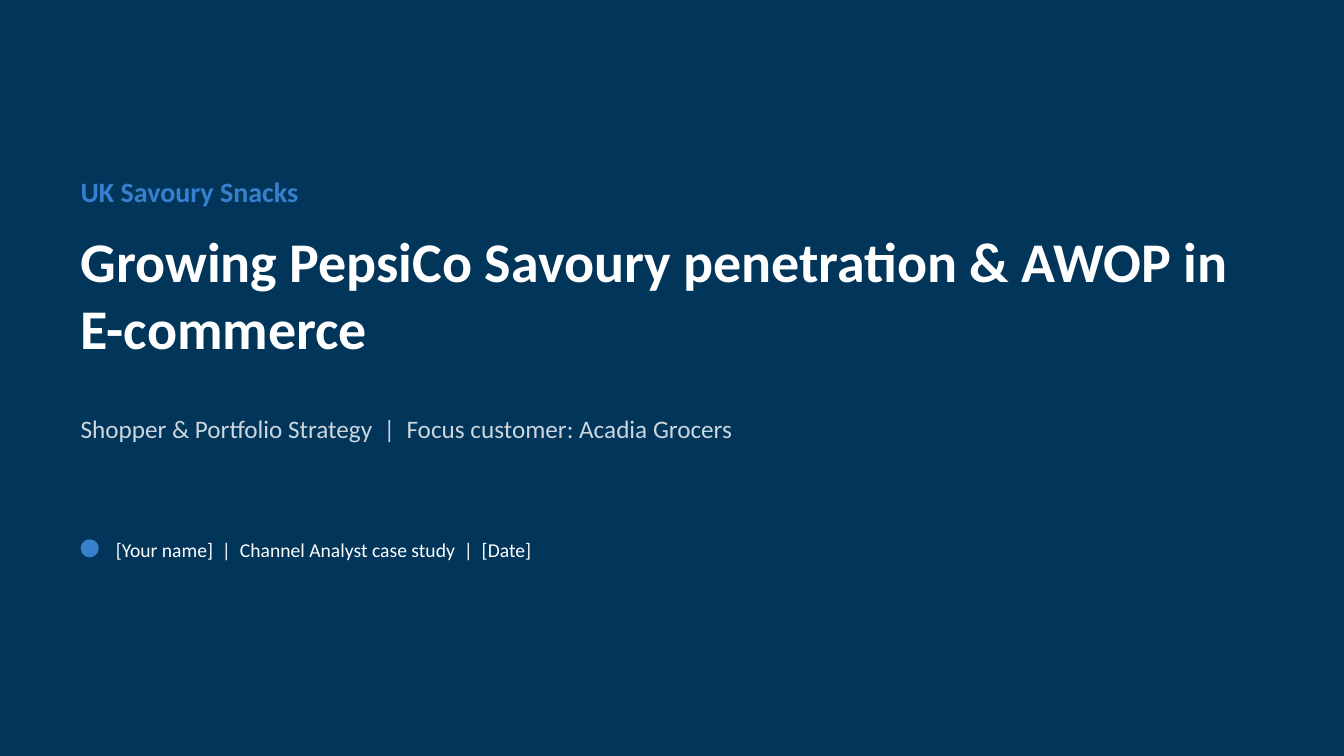
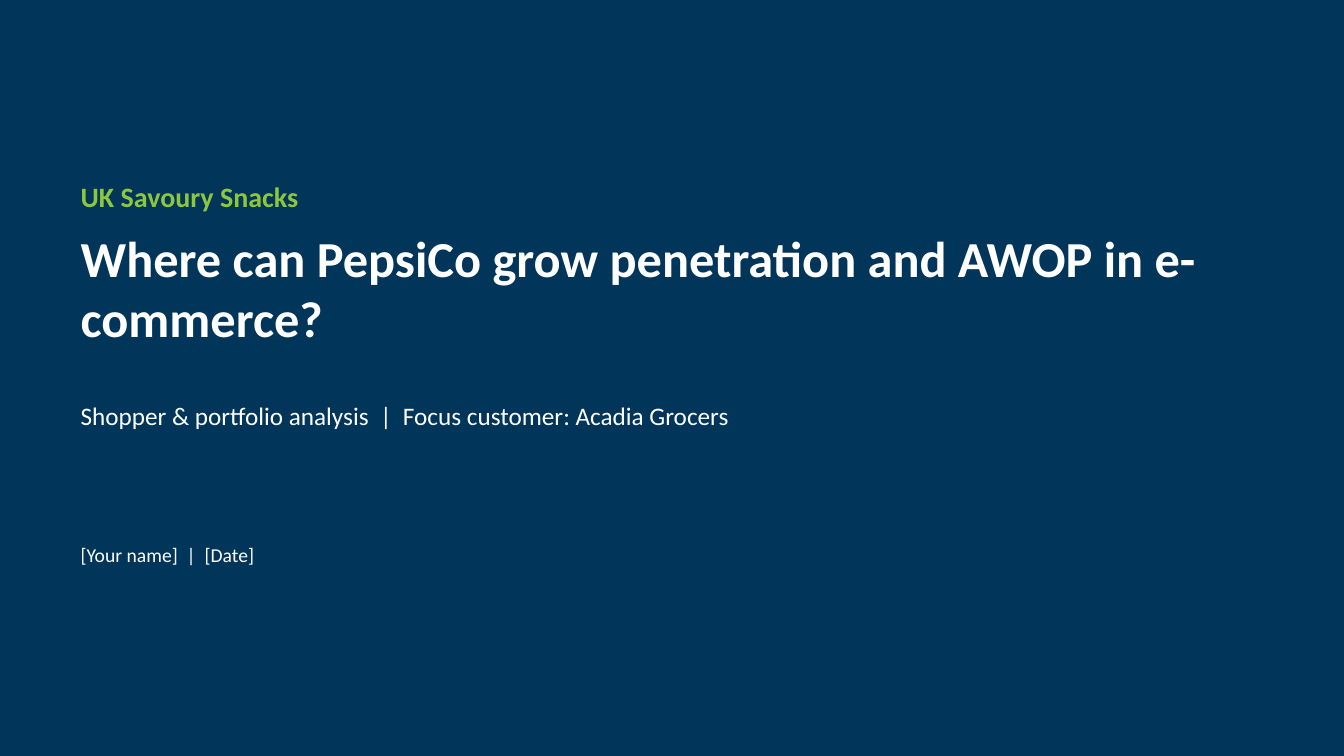
Before and after one commit to harshjunekumar/test-sample, a slide deck: slide 1 of case_study/PepsiCo_Savoury_Case_Study_Deck.pptx. Drawn at 1344x756 pixels with LibreOffice and Linux fonts; fonts in the diff are those of the drawing. Boxes give left, top, right and bottom in pixels: in the first picture for what was removed or moved away, otherwise in the second. Text is boxed around its words. In the diff, an @@ line names an element or a change of style, - is before the commit and + after.

```diff
--- a/case_study/PepsiCo_Savoury_Case_Study_Deck.pptx
+++ b/case_study/PepsiCo_Savoury_Case_Study_Deck.pptx
@@ text "UK Savoury Snacks" at (x1=81, y1=187, x2=298, y2=212): text colour #3680CE to #8DC63F @@
@@ text at (x1=81, y1=241, x2=1196, y2=338): text changed; size 40 to 36 pt @@
-Growing PepsiCo Savoury penetration & AWOP in E-commerce
+Where can PepsiCo grow penetration and AWOP in e-commerce?
@@ text at (x1=81, y1=407, x2=728, y2=429): text changed; text colour #FFFFFF at 80% opacity to #FFFFFF @@
-Shopper & Portfolio Strategy | Focus customer: Acadia Grocers
+Shopper & portfolio analysis | Focus customer: Acadia Grocers
@@ ellipse removed at (x1=81, y1=539, x2=99, y2=558) @@
@@ text at (x1=81, y1=547, x2=255, y2=565): text changed @@
-[Your name] | Channel Analyst case study | [Date]
+[Your name] | [Date]
```
Also in this commit, not shown: 5 other slides changed, 5 slides added, 8 slides removed, 1 other file.
